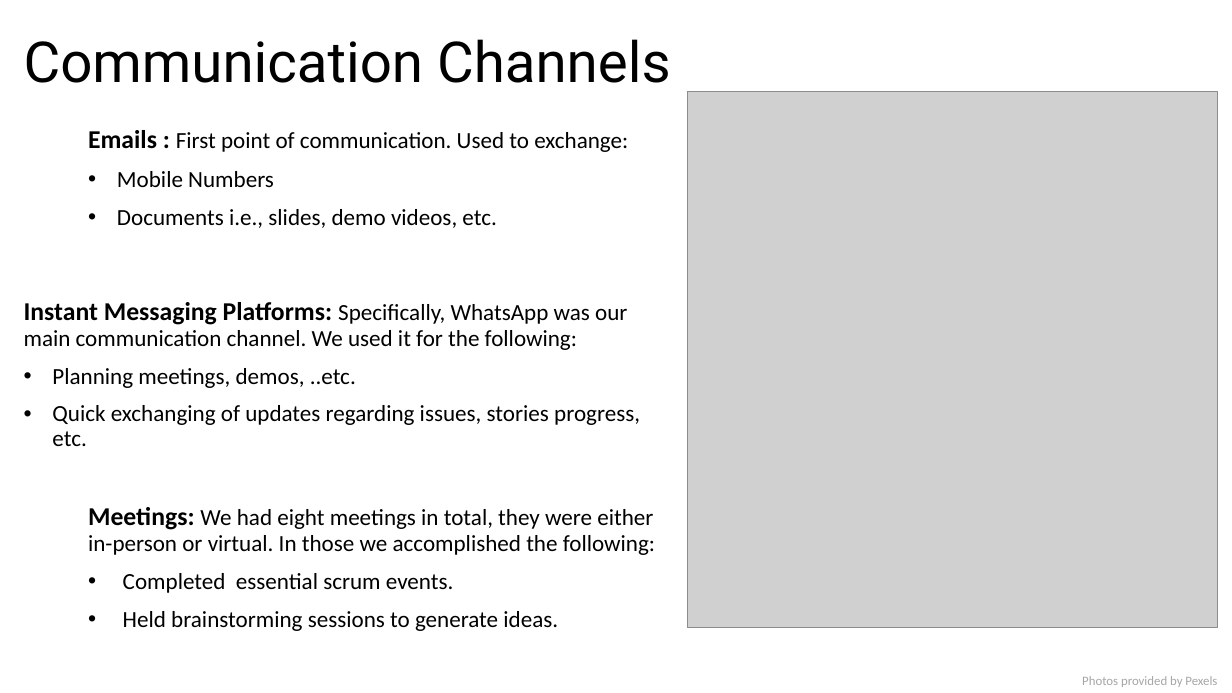
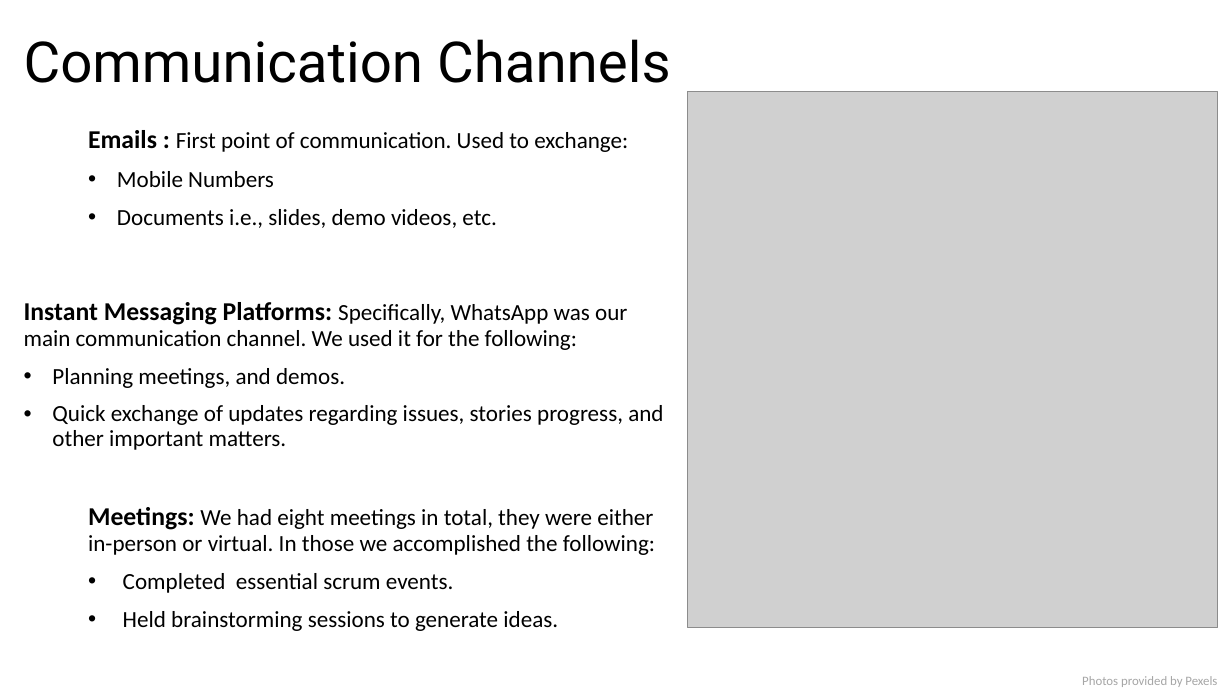
Before and after one commit to Moharira25/IBM-SkillsBuild-Gamification, a slide deck: slide 10 of Presentation/Group-12-Presentation.pptx. Drawn at 1232x693 pixels with LibreOffice and Linux fonts; fonts in the diff are those of the drawing; grey boxes stand for pictures. Boxes give left, top, right and bottom in pixels: in the first picture for what was removed or moved away, otherwise in the second. Text is boxed around its words. In the diff, an @@ line names an element or a change of style, - is before the commit and + after.

Commit message:
Made final edits on my slides.

```diff
--- a/Presentation/Group-12-Presentation.pptx
+++ b/Presentation/Group-12-Presentation.pptx
@@ text at box(52, 368, 663, 450): text changed @@
-• Planning meetings, demos, ..etc.
-• Quick exchanging of updates regarding issues, stories progress, etc.
+• Planning meetings, and demos.
+• Quick exchange of updates regarding issues, stories progress, and other important matters.
```
